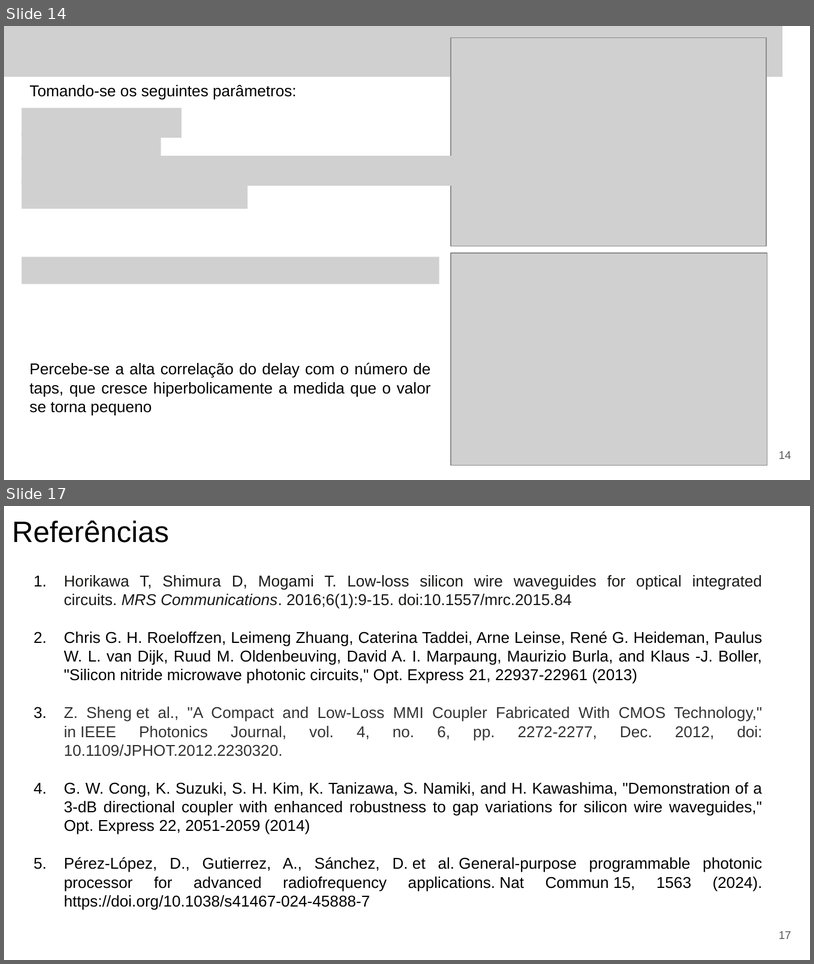
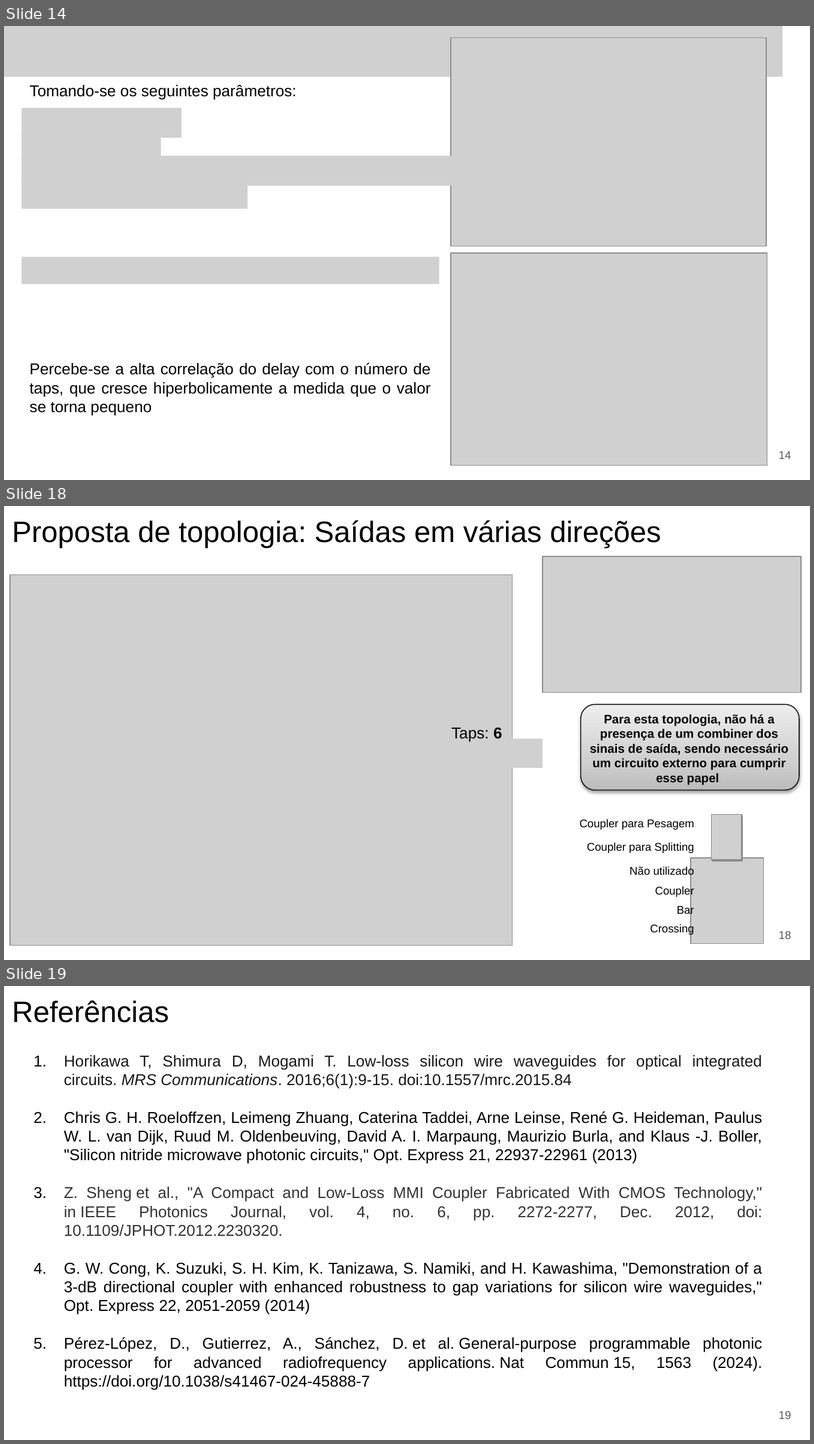
Before and after one commit to CaioRodrigues200/Programmable-Multifunctional-Circuit, a slide deck: Documentation/PPC_Report.pptx. Shown one above the other, each under a label of ours: slides 14 and 17 before the commit, slides 14, 18 and 19 after it; the slides between them are not shown. The pictures are 814x964 and 814x1444 pixels, drawn with LibreOffice and Linux fonts; fonts in the diff are those of the drawing; grey boxes stand for pictures. Boxes give left, top, right and bottom in pixels: in the first picture for what was removed or moved away, otherwise in the second. Text is boxed around its words. In the diff, an @@ line names an element or a change of style, - is before the commit and + after.

```diff
--- a/Documentation/PPC_Report.pptx
+++ b/Documentation/PPC_Report.pptx
@@ slide 18 added at bbox=[4, 506, 810, 960], background #FFFFFF @@
@@ text added at bbox=[12, 520, 661, 548], 26.3 pt, text #000000 @@
+Proposta de topologia: Saídas em várias direções
@@ picture added at bbox=[543, 557, 801, 693] @@
@@ picture added at bbox=[9, 574, 512, 945] @@
@@ picture added at bbox=[554, 567, 585, 591] @@
@@ rounded rectangle added at bbox=[581, 705, 800, 790], fill gradient #BDBDBD to #D1D1D1 to #EEEEEE, outline #000000 0.75 pt @@
@@ text added at bbox=[590, 714, 789, 785], 11 pt, text #000000, bold @@
+Para esta topologia, não há a presença de um combiner dos sinais de saída, sendo necessário um circuito externo para cumprir esse papel
@@ picture added at bbox=[443, 738, 543, 767] @@
@@ text added at bbox=[452, 727, 503, 742], 14 pt, text #000000 @@
+Taps: 6
@@ text added at bbox=[580, 819, 695, 829], 10 pt, text #000000 @@
+Coupler para Pesagem
@@ picture added at bbox=[712, 815, 743, 860] @@
@@ picture added at bbox=[712, 814, 743, 859] @@
@@ text added at bbox=[587, 842, 695, 853], 10 pt, text #000000 @@
+Coupler para Splitting
@@ text added at bbox=[630, 865, 695, 877], 10 pt, text #000000 @@
+Não utilizado
@@ picture added at bbox=[691, 858, 764, 943] @@
@@ text added at bbox=[656, 886, 695, 897], 10 pt, text #000000 @@
+Coupler
@@ text added at bbox=[677, 905, 695, 916], 10 pt, text #000000 @@
+Bar
@@ text added at bbox=[650, 924, 694, 935], 10 pt, text #000000 @@
+Crossing
@@ page number added at bbox=[779, 931, 792, 939], 10 pt, text #595959 @@
+18
@@ what was slide 17 is now slide 19 @@
@@ page number at bbox=[779, 1411, 792, 1419]: text changed @@
-17
+19
```
Also in this commit, not shown: 1 other slide added, 1 slide removed.
